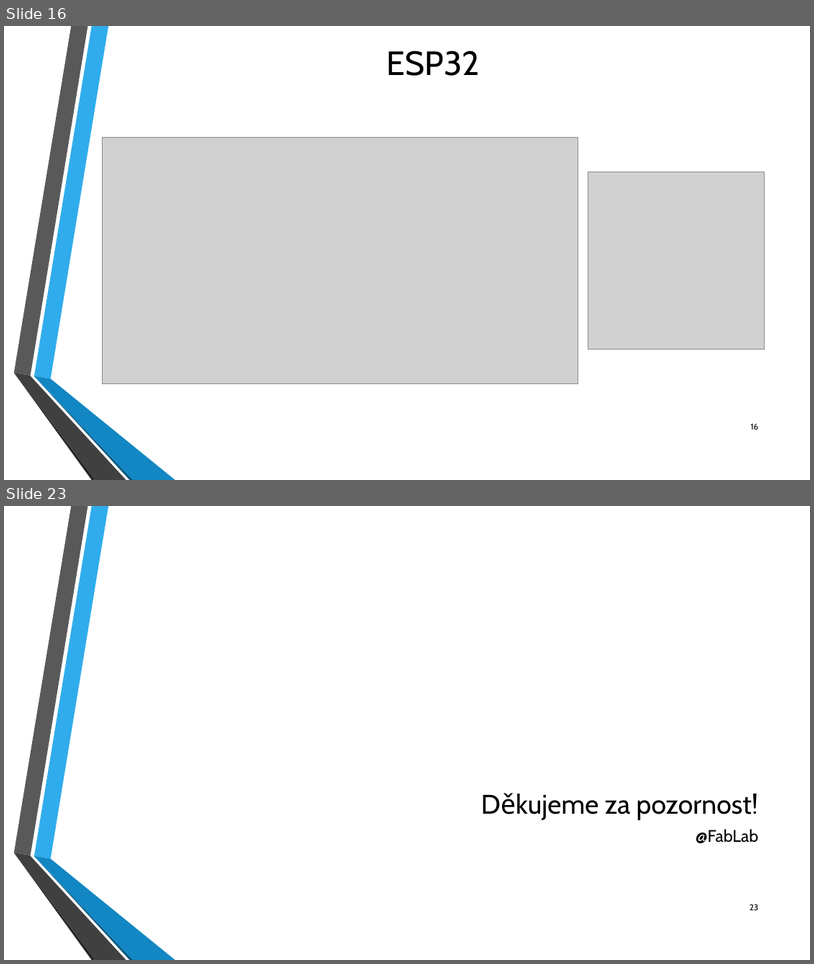
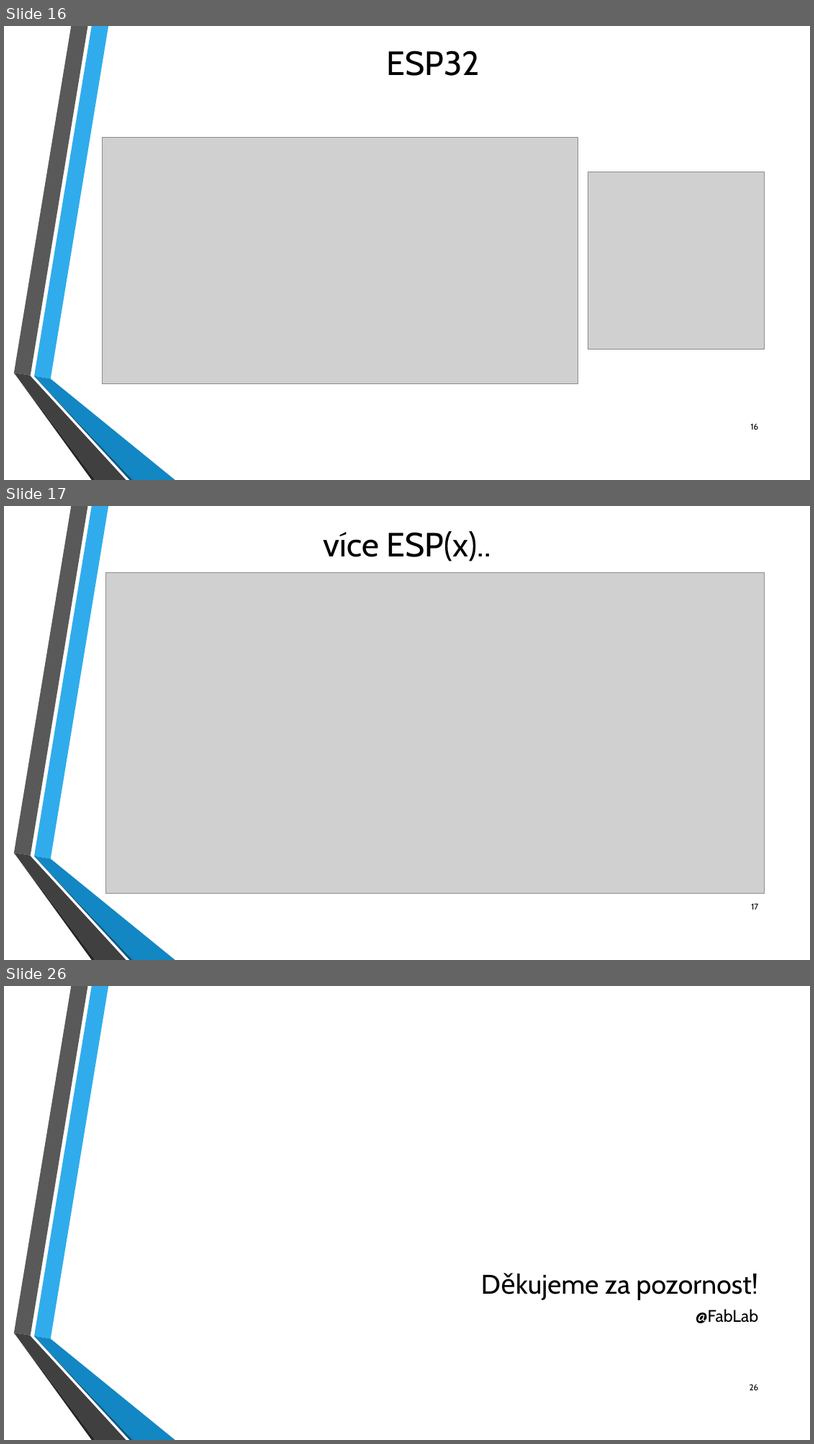
Before and after one commit to fablab-brno/Arduino-Akademie, a slide deck: Workshop 4/Arduino_Workshop_FabLab_4.pptx. Shown one above the other, each under a label of ours: slides 16 and 23 before the commit, slides 16, 17 and 26 after it; the slides between them are not shown. The pictures are 814x964 and 814x1444 pixels, drawn with LibreOffice and Linux fonts; fonts in the diff are those of the drawing; grey boxes stand for pictures; background and template pictures are left out. Boxes give left, top, right and bottom in pixels: in the first picture for what was removed or moved away, otherwise in the second. Text is boxed around its words. In the diff, an @@ line names an element or a change of style, - is before the commit and + after.

```diff
--- a/Workshop 4/Arduino_Workshop_FabLab_4.pptx
+++ b/Workshop 4/Arduino_Workshop_FabLab_4.pptx
@@ slide 17 added at [4,506,810,960], background picture (left out); not listed: 6 template elements that a slide beside it also shows @@
@@ text added at [323,531,491,561], 40 pt, text #000000 @@
+více ESP(x)..
@@ picture added at [106,572,765,893] @@
@@ page number added at [751,903,759,909], 10 pt, text #000000 @@
+17
@@ what was slide 23 is now slide 26 @@
@@ page number at [750,1383,759,1390]: text changed @@
-23
+26
```
Also in this commit, not shown: 14 slides changed, 3 other slides added, 1 slide removed, 2 other files.
